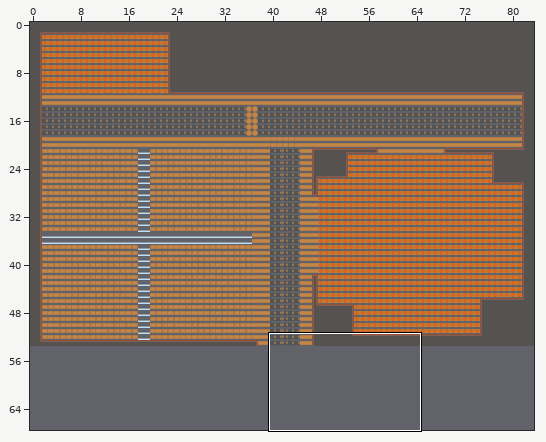
Level history. Tiled map (JSON): public/assets/maps/street1.tmj. The picture above shows the old version from afar; the outline marks the close-up.
Close-up. Before the commit:
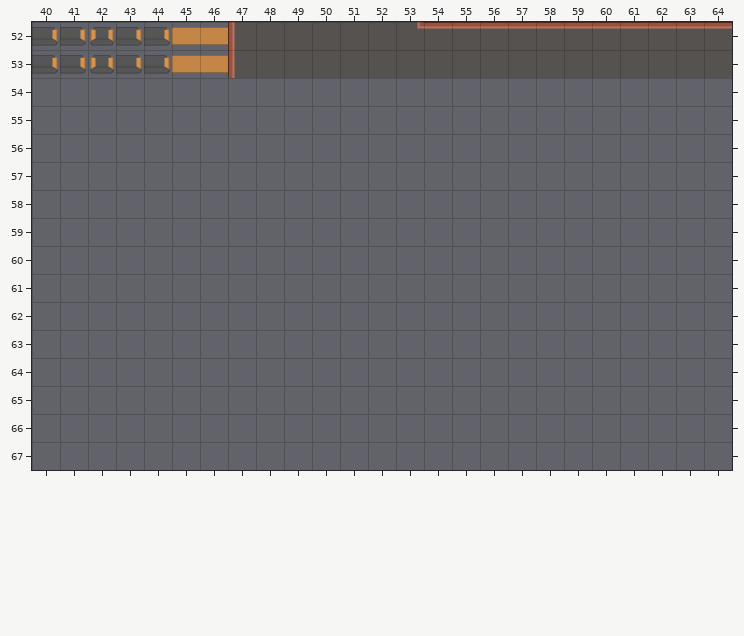
Cells are 64x64 px. Shown: x 40..64, y 52..67. The commit also changed other parts of the map, which this record leaves out. The old version is drawn lined up with the new one.
Now the later version:
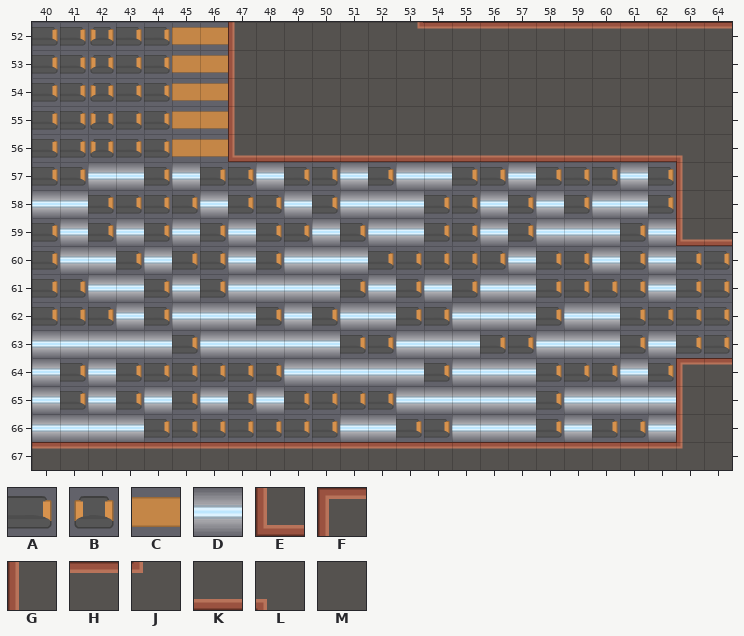
Key: from "kenney": A 502, B 504, C 507, D 516; from "walls": E 304, F 308, G 312, H 319, J 321, K 326, L 329, M 334.
_ is an empty cell, . an unchanged one.
See-through tiles are keyed as they look on the map.
The exact change:
map size 84x54 -> 84x68 cells
--- layer "floor"
@@ x 40..64 @@
-54 _______..................
-55 _______..................
-56 _______..................
-57 _______________________..
-58 _______________________..
-59 _______________________..
-60 _________________________
-61 _________________________
-62 _________________________
-63 _________________________
-64 _______________________..
-65 _______________________..
-66 _______________________..
+54 AABAACC..................
+55 AABAACC..................
+56 AABAACC..................
+57 AADDADAADAADADDAADAAADA..
+58 DDAAAADAADADDDAADADADDA..
+59 ADADADADAADADDAADADDDAD..
+60 ADDADAADADDDAAAAADAADADAA
+61 AADDADADDDDADADADDAAAADAA
+62 AAADADDDADADDAADDDADDAAAA
+63 DDDDDADDDDDAADDDAADDDADAA
+64 DADAAAAAADDDDDADDDAAADA..
+65 DADADADADAAAADDDDDADDDD..
+66 DDDDAAAAAAADDAADDDADAAD..
--- layer "walls"
@@ x 47..64 @@
-54 __________________
-55 __________________
-56 __________________
-57 ................__
-58 ................__
-59 ................__
+54 GMMMMMMMMMMMMMMMMM
+55 GMMMMMMMMMMMMMMMMM
+56 EKKKKKKKKKKKKKKKLM
+57 ................GM
+58 ................GM
+59 ................EK
@@ x 40..64 @@
-64 .......................__
-65 .......................__
-66 .......................__
-67 _________________________
+64 .......................FH
+65 .......................GM
+66 .......................GM
+67 HHHHHHHHHHHHHHHHHHHHHHHJM
